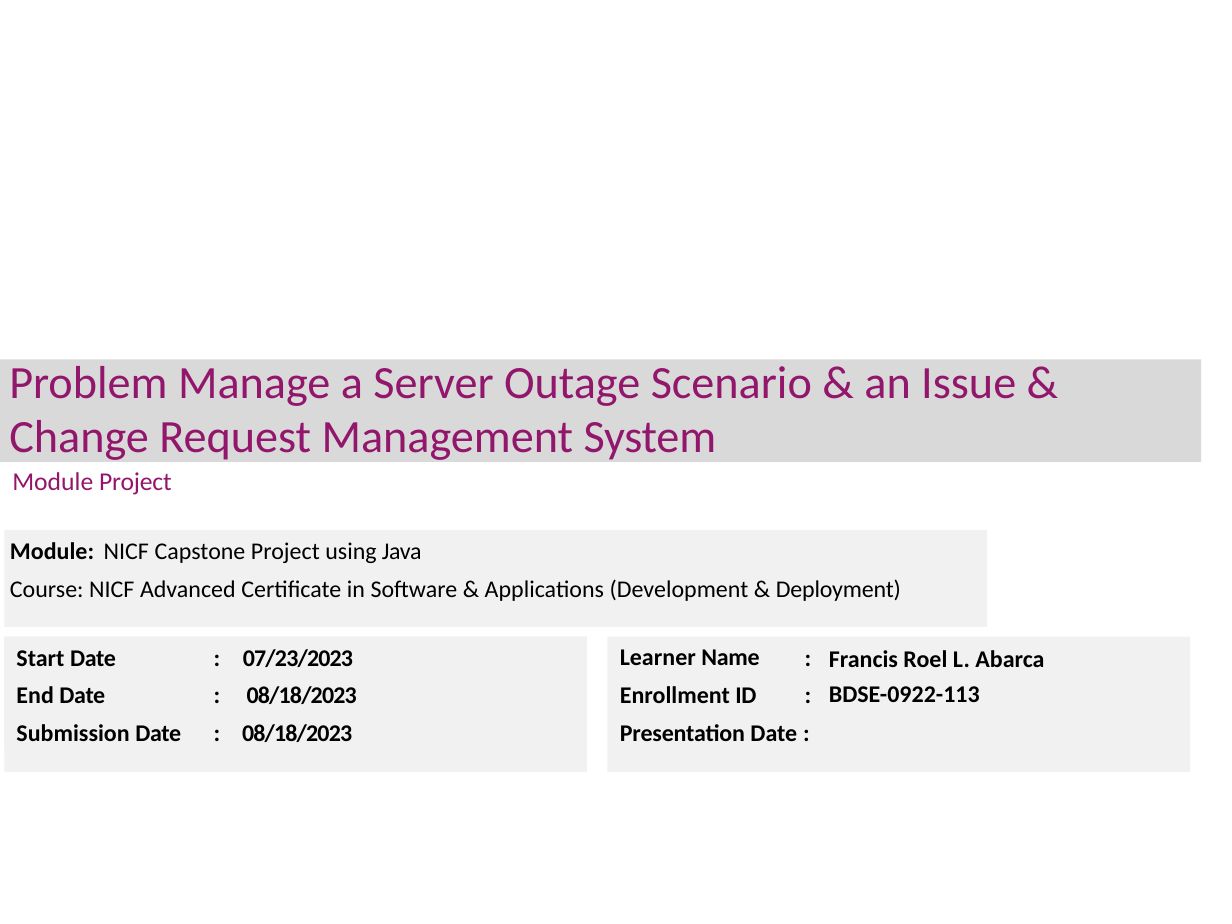
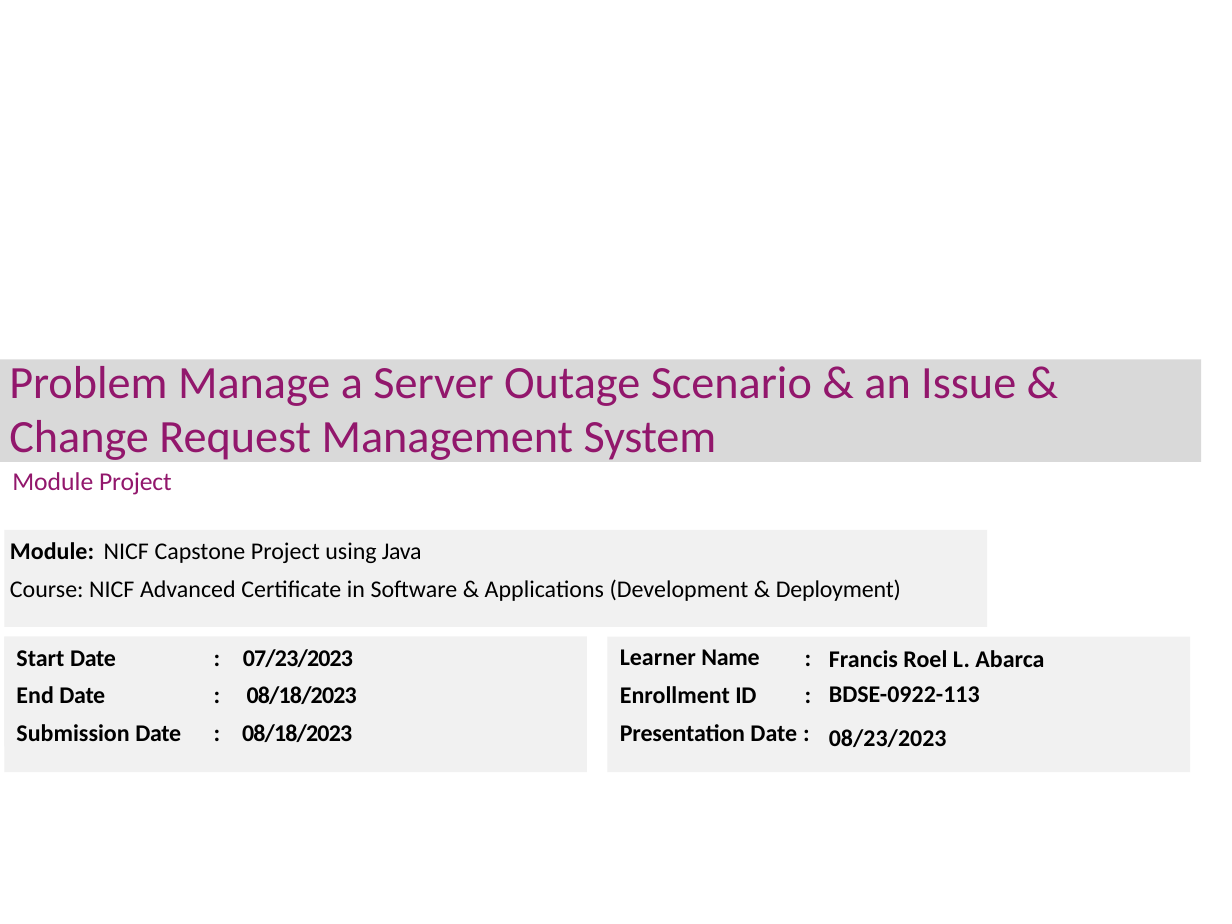
Before and after one commit to pointlessduffin-21/htmljazz, a slide deck: slide 1 of 11. CPJ/BDSE07-CPJ-0922_FrancisAbarrca_SA/BDSE07-CPJ-0922_FrancisAbarca_ProblemManagementReportPPT.pptx. Drawn at 1232x924 pixels with LibreOffice and Linux fonts; fonts in the diff are those of the drawing; background and template pictures are left out. Boxes give left, top, right and bottom in pixels: in the first picture for what was removed or moved away, otherwise in the second. Text is boxed around its words. In the diff, an @@ line names an element or a change of style, - is before the commit and + after.

```diff
--- a/11. CPJ/BDSE07-CPJ-0922_FrancisAbarrca_SA/BDSE07-CPJ-0922_FrancisAbarca_ProblemManagementReportPPT.pptx
+++ b/11. CPJ/BDSE07-CPJ-0922_FrancisAbarrca_SA/BDSE07-CPJ-0922_FrancisAbarca_ProblemManagementReportPPT.pptx
@@ text added at (x1=829, y1=729, x2=947, y2=747), 14 pt, text #000000, bold @@
+08/23/2023
```
Also in this commit, not shown: 2 other files.
